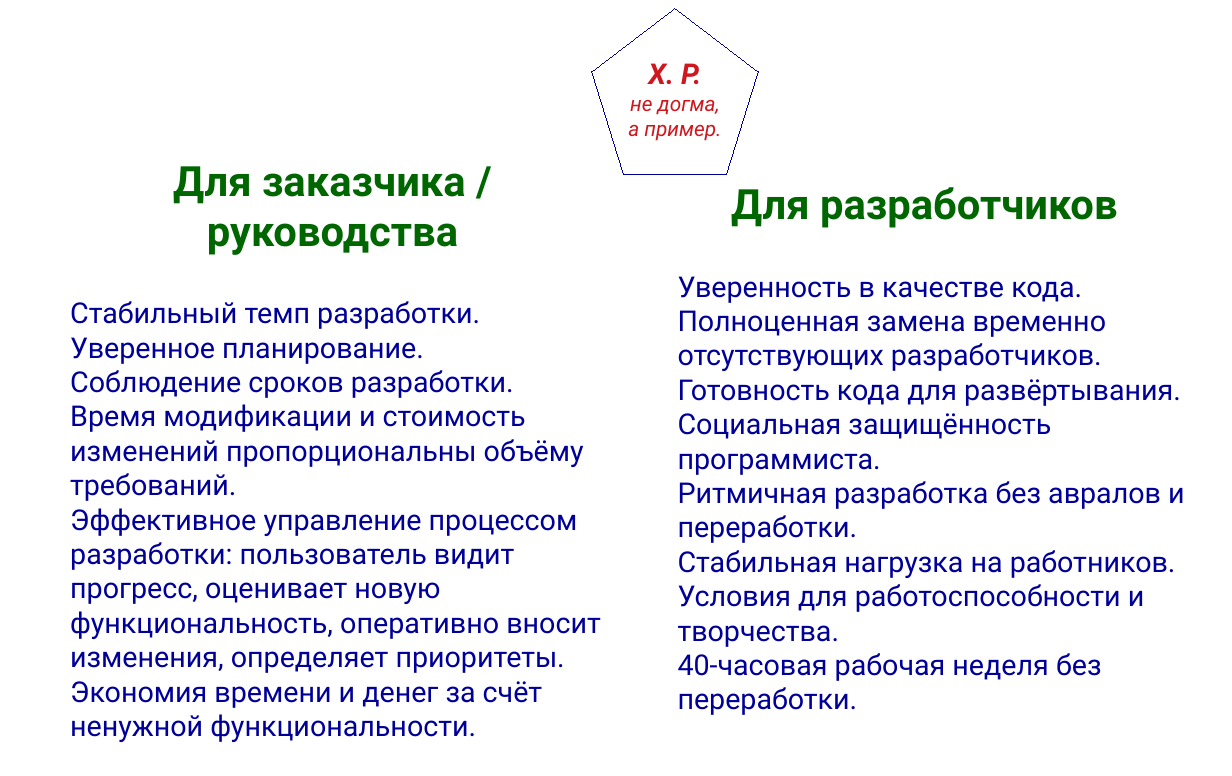
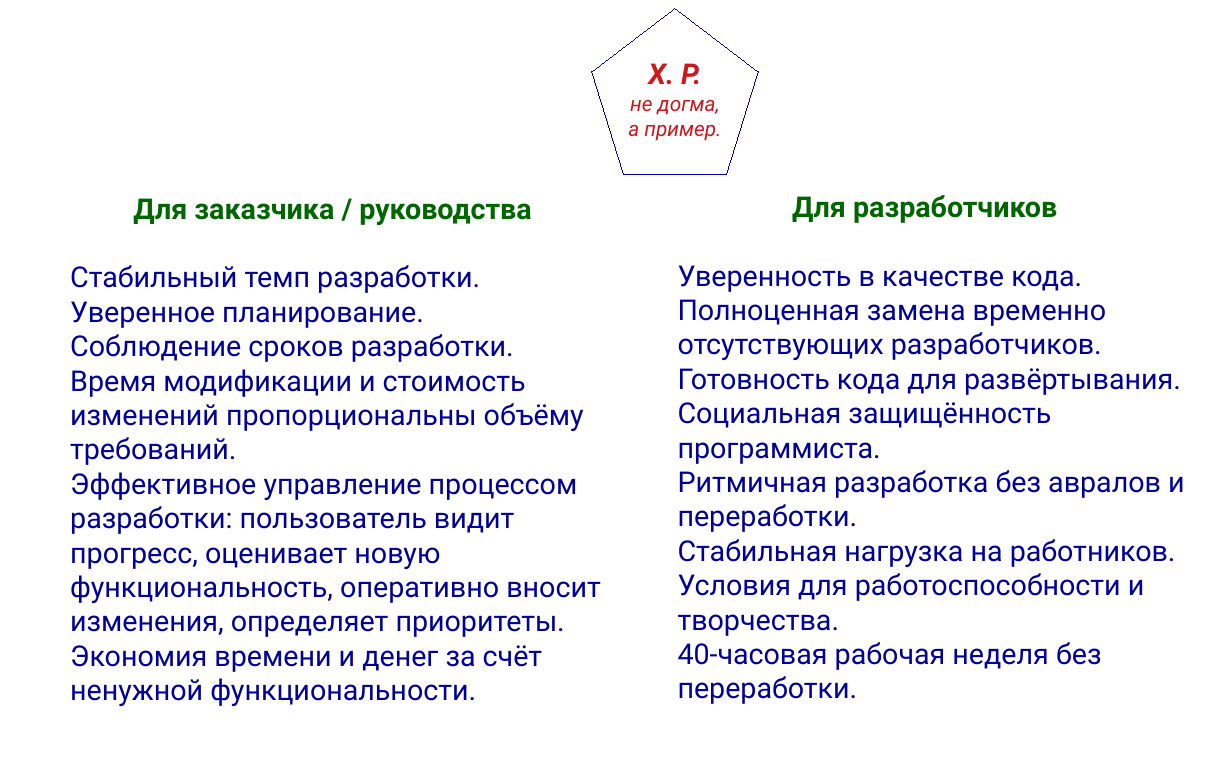
Before and after one commit to mike-shock/Software_Craft, a slide deck: slide 29 of Agile_Intro.odp (slide 28 before the commit). Drawn at 1232x776 pixels with LibreOffice and Linux fonts; fonts in the diff are those of the drawing; background and template pictures are left out. Boxes give left, top, right and bottom in pixels: in the first picture for what was removed or moved away, otherwise in the second. Text is boxed around its words. In the diff, an @@ line names an element or a change of style, - is before the commit and + after.

```diff
--- a/Agile_Intro.odp
+++ b/Agile_Intro.odp
@@ text "Для разработчиков" moved from (x1=678, y1=187, x2=1185, y2=715) to (x1=678, y1=195, x2=1185, y2=704) @@
@@ text "Для заказчика / руководства" moved from (x1=70, y1=166, x2=601, y2=742) to (x1=70, y1=198, x2=601, y2=706) @@
@@ text at (x1=133, y1=198, x2=531, y2=225): size 32 to 22 pt in "Для заказчика / руководства" @@
@@ text at (x1=792, y1=195, x2=1057, y2=223): size 32 to 22 pt in "Для разработчиков" @@
```
Also in this commit, not shown: 32 other slides changed, 1 slide added, 2 other files.
